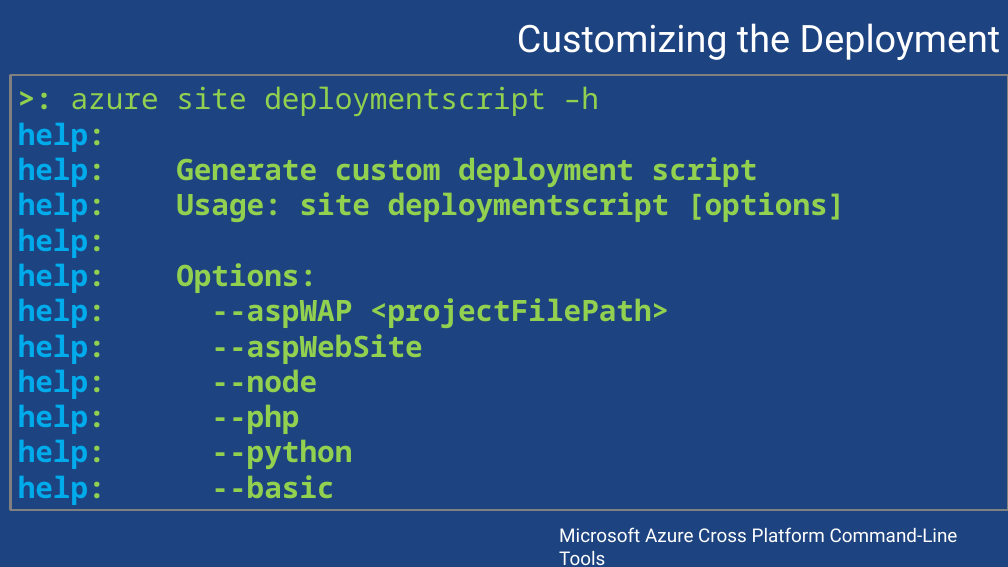
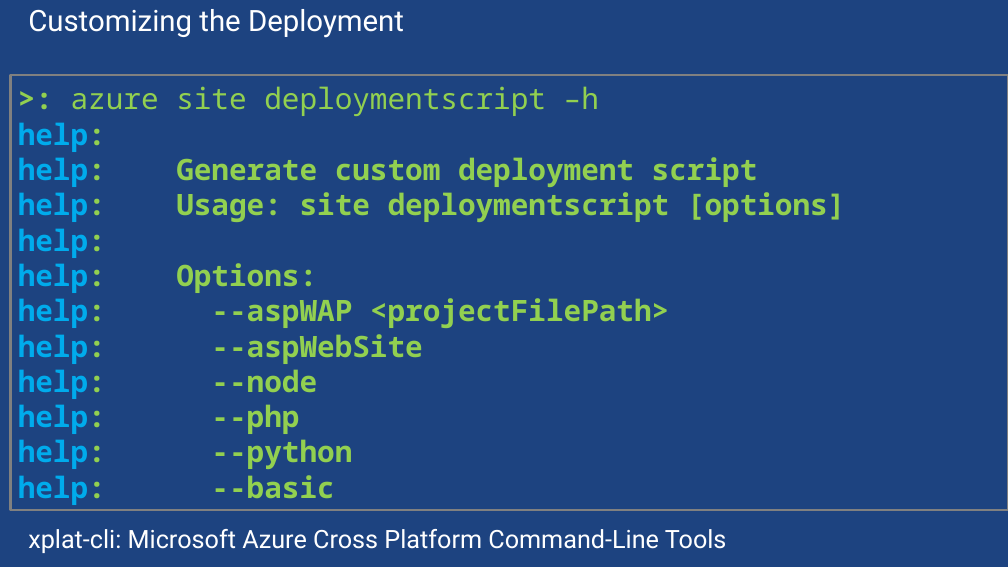
Before and after one commit to sack212/BasicAzureCamp, a slide deck: slide 52 of Web/Web.pptx (slide 45 before the commit). Drawn at 1008x567 pixels with LibreOffice and Linux fonts; fonts in the diff are those of the drawing; background and template pictures are left out. Boxes give left, top, right and bottom in pixels: in the first picture for what was removed or moved away, otherwise in the second. Text is boxed around its words. In the diff, an @@ line names an element or a change of style, - is before the commit and + after.

```diff
--- a/Web/Web.pptx
+++ b/Web/Web.pptx
@@ text "Customizing the Deployment": place and size @@
-text "Customizing the Deployment" at <box>517,23,1001,60</box>
+text "Customizing the Deployment" at <box>28,9,404,38</box>
@@ text "Customizing the Deployment" at <box>28,9,404,38</box>: size 36 to 28 pt; alignment right to left; indent changed; line spacing 1 to 0.9; vertical alignment top to middle @@
@@ text "xplat-cli: Microsoft Azure Cross Platform ..." at <box>28,529,727,553</box>: vertical alignment top to middle @@
@@ text at <box>28,529,727,553</box>: text changed; size 18 to 24 pt @@
-Microsoft Azure Cross Platform Command-Line Tools
+xplat-cli: Microsoft Azure Cross Platform Command-Line Tools
```
Also in this commit, not shown: 10 other slides changed, 7 slides added, 7 other files.
